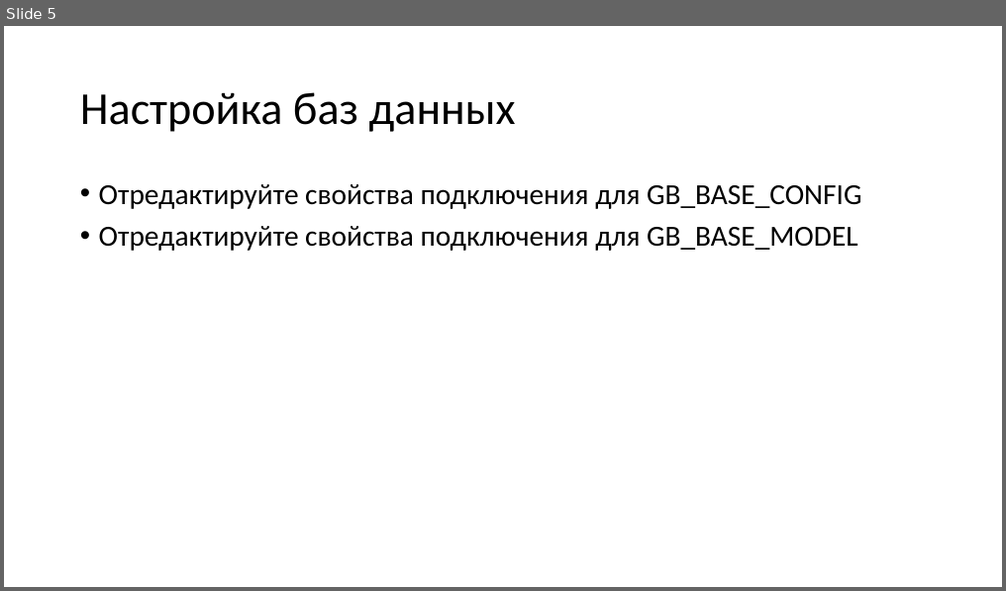
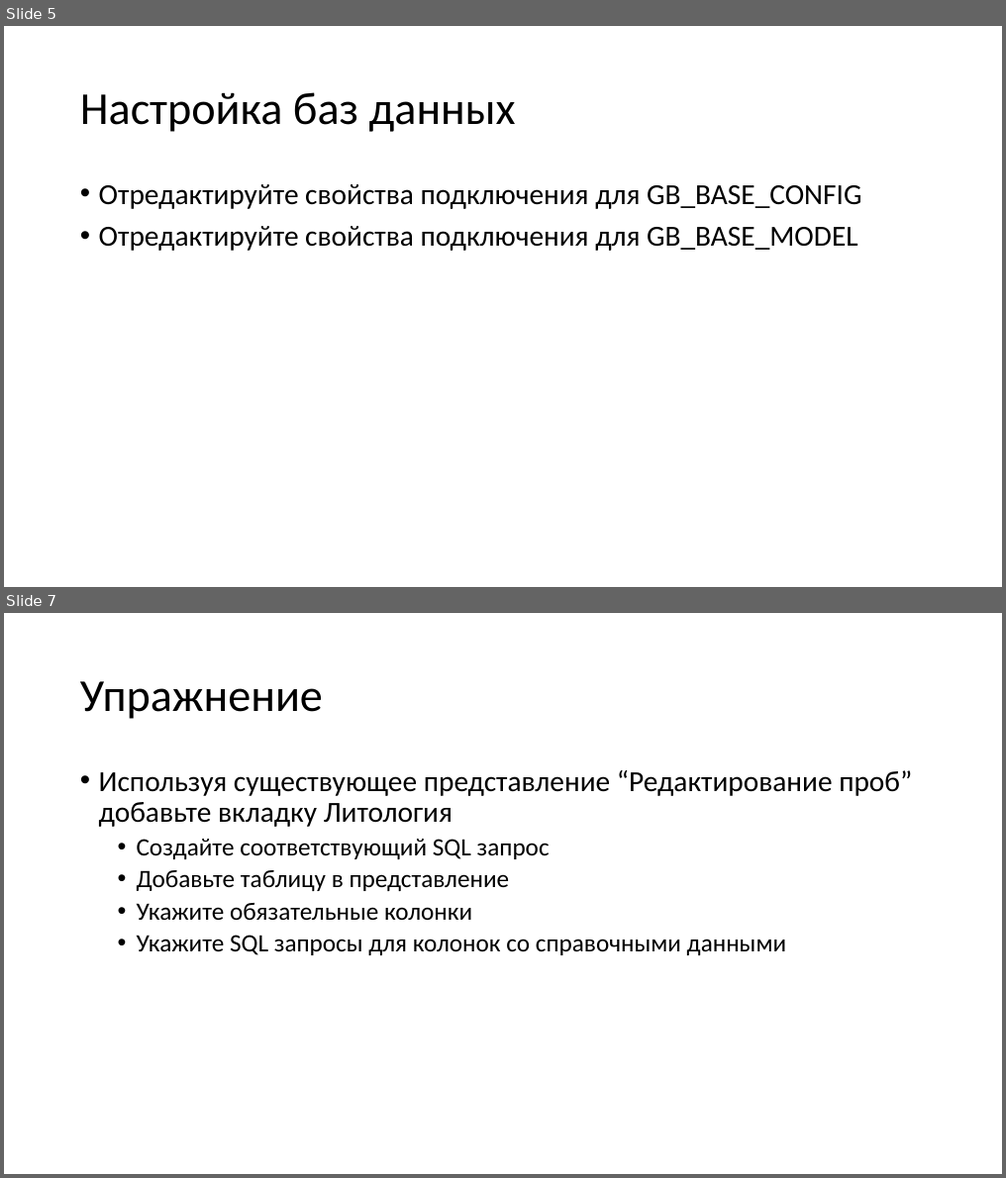
Before and after one commit to dmitriykuptsov/SQL, a slide deck: GB.pptx. Shown one above the other, each under a label of ours: slide 5 before the commit, slides 5 and 7 after it; the slides between them are not shown. The pictures are 1006x591 and 1006x1178 pixels, drawn with LibreOffice and Linux fonts; fonts in the diff are those of the drawing. Boxes give left, top, right and bottom in pixels: in the first picture for what was removed or moved away, otherwise in the second. Text is boxed around its words. In the diff, an @@ line names an element or a change of style, - is before the commit and + after.

```diff
--- a/GB.pptx
+++ b/GB.pptx
@@ slide 7 added at <box>4,613,1002,1174</box>, background #FFFFFF @@
@@ title added at <box>80,681,323,719</box>, 44 pt, text #000000 @@
+Упражнение
@@ text added at <box>99,770,912,956</box>, 24 pt, text #000000 @@
+• Используя существующее представление “Редактирование проб” добавьте вкладку Литология
+  • Создайте соответствующий SQL запрос
+  • Добавьте таблицу в представление
+  • Укажите обязательные колонки
+  • Укажите SQL запросы для колонок со справочными данными
```
Also in this commit, not shown: 1 slide changed, 6 other slides added, 1 slide removed.
